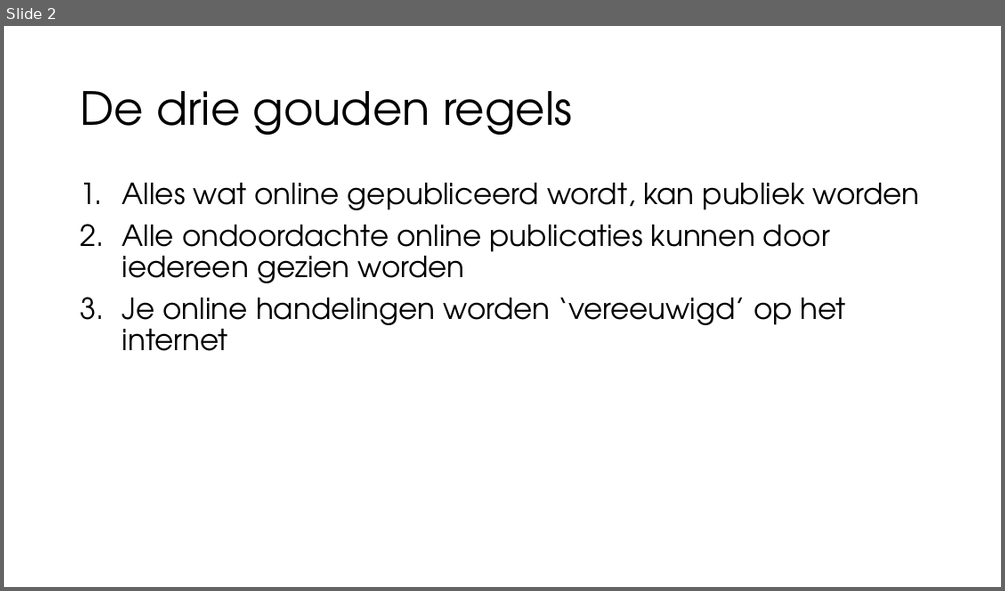
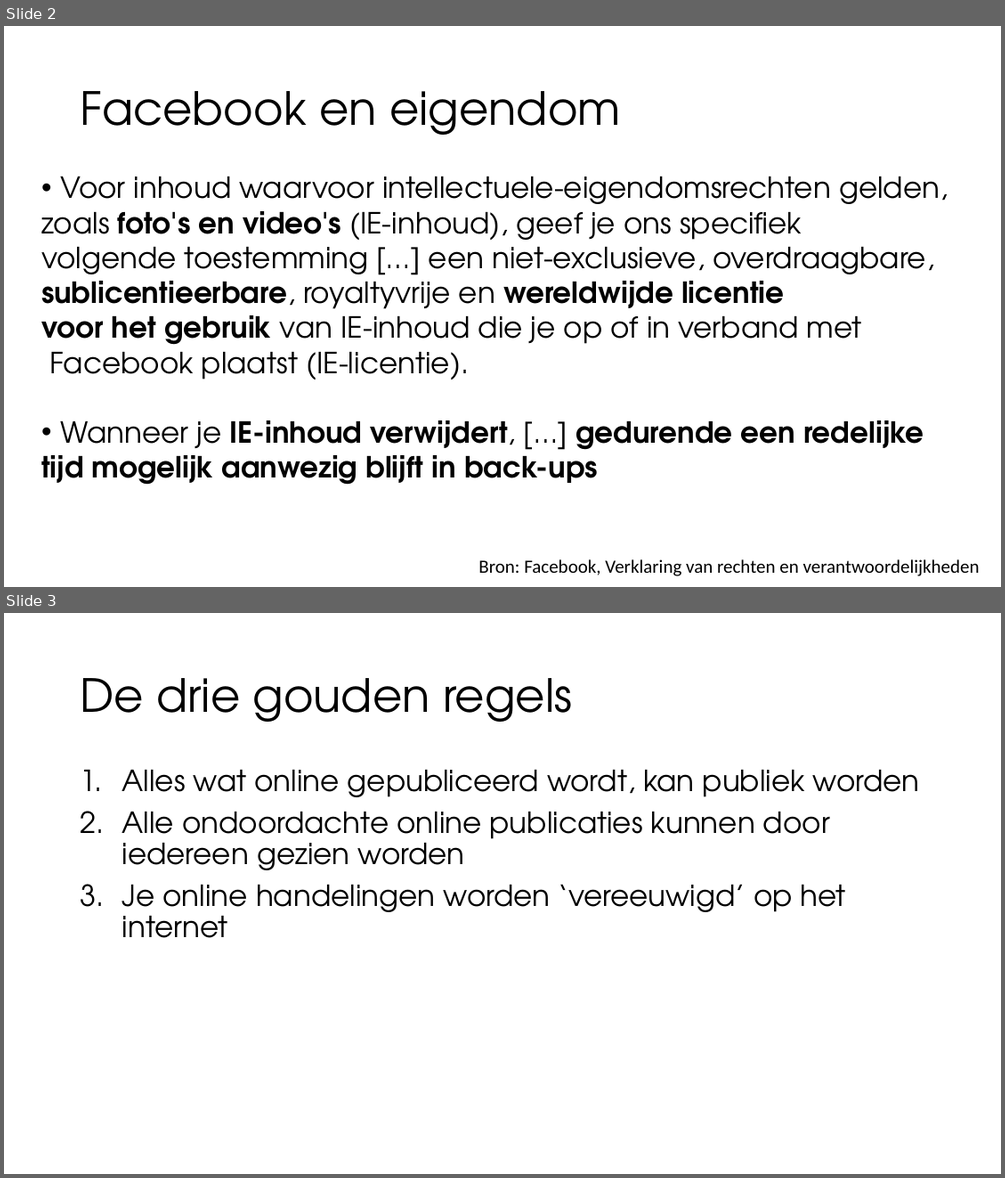
Before and after one commit to JValck/JValck.github.io, a slide deck: IN/VeiligNetwerken/Veilig op het net.pptx. Shown one above the other, each under a label of ours: slide 2 before the commit, slides 2 and 3 after it. The pictures are 1005x591 and 1005x1178 pixels, drawn with LibreOffice and Linux fonts; fonts in the diff are those of the drawing. Boxes give left, top, right and bottom in pixels: in the first picture for what was removed or moved away, otherwise in the second. Text is boxed around its words. In the diff, an @@ line names an element or a change of style, - is before the commit and + after.

```diff
--- a/IN/VeiligNetwerken/Veilig op het net.pptx
+++ b/IN/VeiligNetwerken/Veilig op het net.pptx
@@ slide 2 added at [4, 26, 1001, 587], background #FFFFFF @@
@@ title added at [80, 91, 621, 135], 44 pt, text #000000 @@
+Facebook en eigendom
@@ text added at [41, 176, 947, 484], 28 pt, text #000000 @@
+• Voor inhoud waarvoor intellectuele-eigendomsrechten gelden,
+zoals foto's en video's (IE-inhoud), geef je ons specifiek
+volgende toestemming […] een niet-exclusieve, overdraagbare,
+sublicentieerbare, royaltyvrije en wereldwijde licentie
+voor het gebruik van IE-inhoud die je op of in verband met
+Facebook plaatst (IE-licentie).
+• Wanneer je IE-inhoud verwijdert, […] gedurende een redelijke
+tijd mogelijk aanwezig blijft in back-ups
@@ text added at [478, 559, 979, 576], 18 pt, text #000000 @@
+Bron: Facebook, Verklaring van rechten en verantwoordelijkheden
@@ what was slide 2 is now slide 3 @@
```
Also in this commit, not shown: 1 slide changed, 1 other file.
